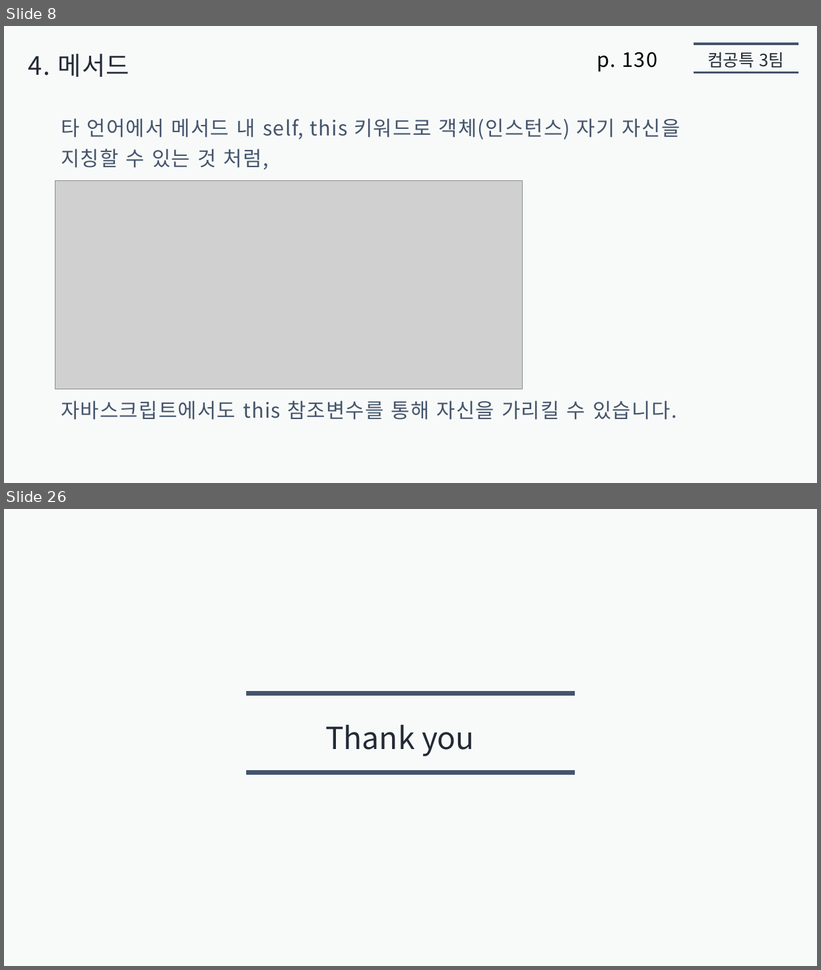
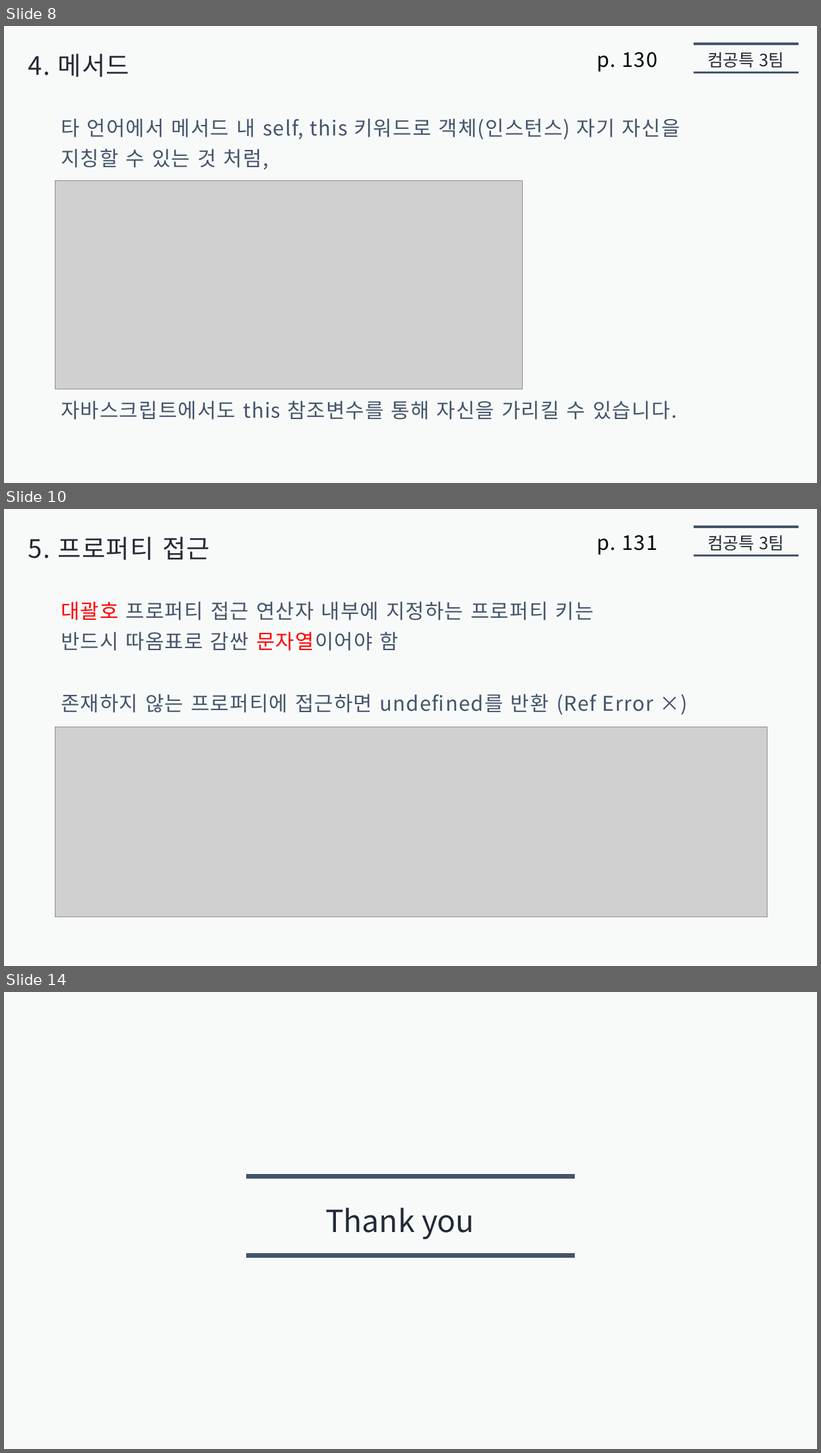
Before and after one commit to jaehoo1/Modern-JavaScript-Deep-Dive, a slide deck: 05. 객체 리터럴/presentation5/jaehoo1/객체_리터럴.pptx. Shown one above the other, each under a label of ours: slides 8 and 26 before the commit, slides 8, 10 and 14 after it; the slides between them are not shown. The pictures are 821x970 and 821x1453 pixels, drawn with LibreOffice and Linux fonts; fonts in the diff are those of the drawing; grey boxes stand for pictures. Boxes give left, top, right and bottom in pixels: in the first picture for what was removed or moved away, otherwise in the second. Text is boxed around its words. In the diff, an @@ line names an element or a change of style, - is before the commit and + after.

```diff
--- a/05. 객체 리터럴/presentation5/jaehoo1/객체_리터럴.pptx
+++ b/05. 객체 리터럴/presentation5/jaehoo1/객체_리터럴.pptx
@@ slide 10 added at (4,509,817,966), background #F8FAFA @@
@@ line added from (694, 527) to (799, 527), #44546A 2.75 pt @@
@@ text added at (28,537,210,560), 30 pt, text #222A35 @@
+5. 프로퍼티 접근
@@ text added at (597,535,658,555), 24 pt, text #000000 @@
+p. 131
@@ text added at (708,535,784,551), 20 pt, text #222A35 @@
+컴공특 3팀
@@ line added from (694, 555) to (799, 555), #44546A 2.75 pt @@
@@ text added at (61,601,594,621), 24 pt, text #44546A @@
+대괄호 프로퍼티 접근 연산자 내부에 지정하는 프로퍼티 키는
@@ text added at (61,632,399,651), 24 pt, text #44546A @@
+반드시 따옴표로 감싼 문자열이어야 함
@@ text added at (61,694,653,715), 24 pt, text #44546A @@
+존재하지 않는 프로퍼티에 접근하면 undefined를 반환 (Ref Error ×)
@@ picture added at (55,727,767,918) @@
@@ what was slide 26 is now slide 14 @@
```
Also in this commit, not shown: 1 slide changed, 3 other slides added, 16 slides removed.
